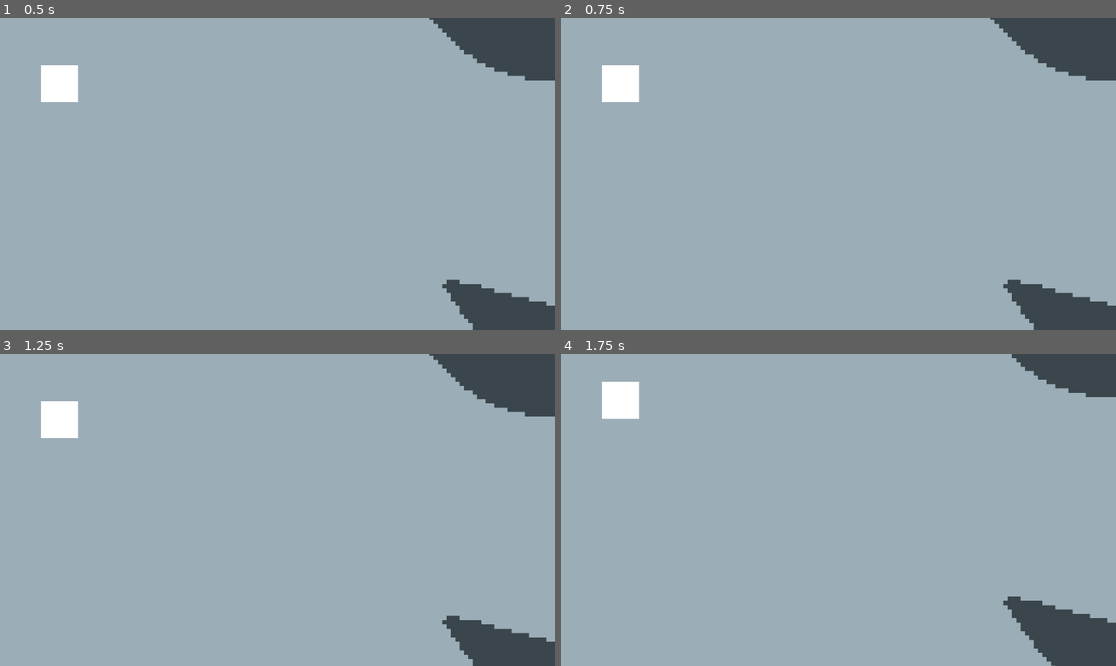
Above: before the commit, frames 1-4 (two rows, left to right).
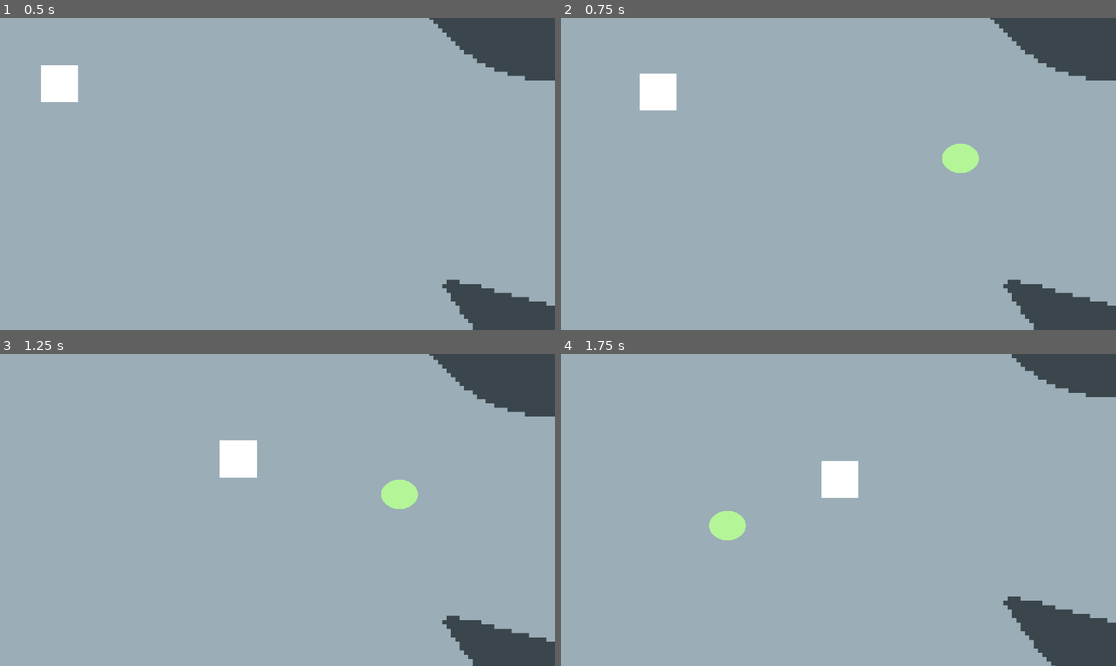
Above: after the commit, the same moments.

Repository: doccsoccs/SupernovaCRPG
Game: Godot game, scene res://Test Scenes/test_scene.tscn
Same seed, same stepped clock (60 frames per second), same inputs: the game is played once before the commit and once after it.
Inputs (mouse positions are in pixels of both pictures, inside the frame that each line leads up to):
- Up to frame 1 (0.5 s): no input
- Up to frame 2 (0.75 s): tap Enter at 0.5 s; move the mouse to (960, 158) at 0.52 s; click (960, 158) at 0.6 s
- Up to frame 3 (1.25 s): no input
- Up to frame 4 (1.75 s): move the mouse to (727, 525) at 1.27 s; tap S (CameraDown) at 1.35 s; click (727, 525) at 1.55 s

Frame 1 is identical in both runs. In frame 2, 2.1% of the frame differs, in the area x 7-76%, y 15-50%; in frame 3, 2.1%; in frame 4, 2.1%.

Commit message:
character can be moved by clicking on the map

Diff:
--- a/Game/Maps/Test Maps/environment.tscn
+++ b/Game/Maps/Test Maps/environment.tscn
@@ -1,8 +1,8 @@
 [gd_scene load_steps=4 format=3 uid="uid://ds33s2n2m77jy"]
 
 [ext_resource type="Texture2D" uid="uid://b4i2t8fbpujqw" path="res://Maps/Placeholders/testmap1_sprite.png" id="1_c7t32"]
-[ext_resource type="PackedScene" uid="uid://4c2lm3b10nkk" path="res://Prefabs/PlayerCharacters/player.tscn" id="2_4oodn"]
 [ext_resource type="PackedScene" uid="uid://c5dppwj56yf3t" path="res://Cameras/map_camera.tscn" id="3_ujmm8"]
+[ext_resource type="PackedScene" uid="uid://b1l070yg8ba2j" path="res://Prefabs/PlayerCharacters/party_controller.tscn" id="3_x8nns"]
 
 [node name="TestMap1" type="Node2D"]
 
@@ -11,8 +11,8 @@
 texture = ExtResource("1_c7t32")
 centered = false
 
-[node name="Player" parent="." instance=ExtResource("2_4oodn")]
-position = Vector2(326, 326)
-
 [node name="MapCamera" parent="." instance=ExtResource("3_ujmm8")]
 position = Vector2(1080, 639)
+
+[node name="PartyController" parent="." instance=ExtResource("3_x8nns")]
+z_index = 1
--- /dev/null
+++ b/Game/Prefabs/Icons/MoveFlag.tscn
@@ -0,0 +1,10 @@
+[gd_scene load_steps=2 format=3 uid="uid://isngwtgme5rj"]
+
+[ext_resource type="Texture2D" uid="uid://crts6xivjrutq" path="res://Sprites/Placeholders/circle.png" id="1_e1yme"]
+
+[node name="MoveFlag" type="Node2D"]
+
+[node name="Sprite2D" type="Sprite2D" parent="."]
+modulate = Color(0.705882, 0.960784, 0.596078, 1)
+scale = Vector2(1, 0.8)
+texture = ExtResource("1_e1yme")
--- /dev/null
+++ b/Game/Prefabs/PlayerCharacters/party_controller.gd
@@ -0,0 +1,37 @@
+extends Node2D
+
+# SIGNALS
+signal arrive_at_flag
+
+var party_members : Array[Character]
+
+# TEST PLAYER
+@onready var player = $Player
+@onready var move_flag = $MoveFlag
+
+# Party Movement
+var move_flag_pos : Vector2 = Vector2.ZERO
+var active_move_flag : bool = false
+
+# Called when the node enters the scene tree for the first time.
+func _ready():
+	party_members.append(player)
+	arrive_at_flag.connect(_cancel_flag)
+
+# Called every frame. 'delta' is the elapsed time since the previous frame.
+func _process(delta):
+	if active_move_flag:
+		move_flag.visible = true
+		move_flag.position = move_flag_pos
+		for p in party_members:
+			p.move_to(move_flag_pos, delta)
+	else:
+		move_flag.visible = false
+
+func _physics_process(_delta):
+	if Input.is_action_just_pressed("Select"):
+		move_flag_pos = get_local_mouse_position()
+		active_move_flag = true
+
+func _cancel_flag():
+	active_move_flag = false
--- /dev/null
+++ b/Game/Prefabs/PlayerCharacters/party_controller.tscn
@@ -0,0 +1,14 @@
+[gd_scene load_steps=4 format=3 uid="uid://b1l070yg8ba2j"]
+
+[ext_resource type="Script" path="res://Prefabs/PlayerCharacters/party_controller.gd" id="1_cy3r4"]
+[ext_resource type="PackedScene" uid="uid://4c2lm3b10nkk" path="res://Prefabs/PlayerCharacters/player.tscn" id="1_eexi7"]
+[ext_resource type="PackedScene" uid="uid://isngwtgme5rj" path="res://Prefabs/Icons/MoveFlag.tscn" id="2_83218"]
+
+[node name="PartyController" type="Node2D"]
+script = ExtResource("1_cy3r4")
+
+[node name="MoveFlag" parent="." instance=ExtResource("2_83218")]
+visible = false
+
+[node name="Player" parent="." instance=ExtResource("1_eexi7")]
+position = Vector2(326, 326)
--- a/Game/Prefabs/PlayerCharacters/player.gd
+++ b/Game/Prefabs/PlayerCharacters/player.gd
@@ -1,4 +1,16 @@
 extends CharacterBody2D
+class_name Character
 
-func _process(_delta):
-	pass
+@export var move_speed : float = 1000.0
+var direction : Vector2 = Vector2.ZERO
+var min_dist : Vector2 = Vector2(10, 10)
+
+func move_to(target_pos : Vector2, delta):
+	direction = (target_pos - position).normalized()
+	velocity += direction * move_speed * delta
+	position += velocity
+	velocity = Vector2.ZERO
+
+	# Once reaches target...
+	if position - target_pos < min_dist and position - target_pos > -min_dist:
+		owner.arrive_at_flag.emit()
--- a/Game/Prefabs/PlayerCharacters/player.tscn
+++ b/Game/Prefabs/PlayerCharacters/player.tscn
@@ -4,9 +4,13 @@
 [ext_resource type="Script" path="res://Prefabs/PlayerCharacters/player.gd" id="1_4woq1"]
 
 [sub_resource type="CircleShape2D" id="CircleShape2D_f5y62"]
+radius = 38.71
 
 [node name="Player" type="CharacterBody2D"]
 process_mode = 1
+slide_on_ceiling = false
+floor_stop_on_slope = false
+floor_block_on_wall = false
 script = ExtResource("1_4woq1")
 
 [node name="Sprite2D" type="Sprite2D" parent="."]
--- a/Game/project.godot
+++ b/Game/project.godot
@@ -67,6 +67,11 @@
 "events": [Object(InputEventMouseButton,"resource_local_to_scene":false,"resource_name":"","device":-1,"window_id":0,"a …(258 unchanged characters)…
 ]
 }
+Select={
+"deadzone": 0.5,
+"events": [Object(InputEventMouseButton,"resource_local_to_scene":false,"resource_name":"","device":-1,"window_id":0,"alt_pressed":false,"shift_pressed":false,"ctrl_pressed":false,"meta_pressed":false,"button_mask":1,"position":Vector2(212, 17),"global_position":Vector2(216, 58),"factor":1.0,"button_index":1,"canceled":false,"pressed":true,"double_click":false,"script":null)
+]
+}
 
 [rendering]
 
